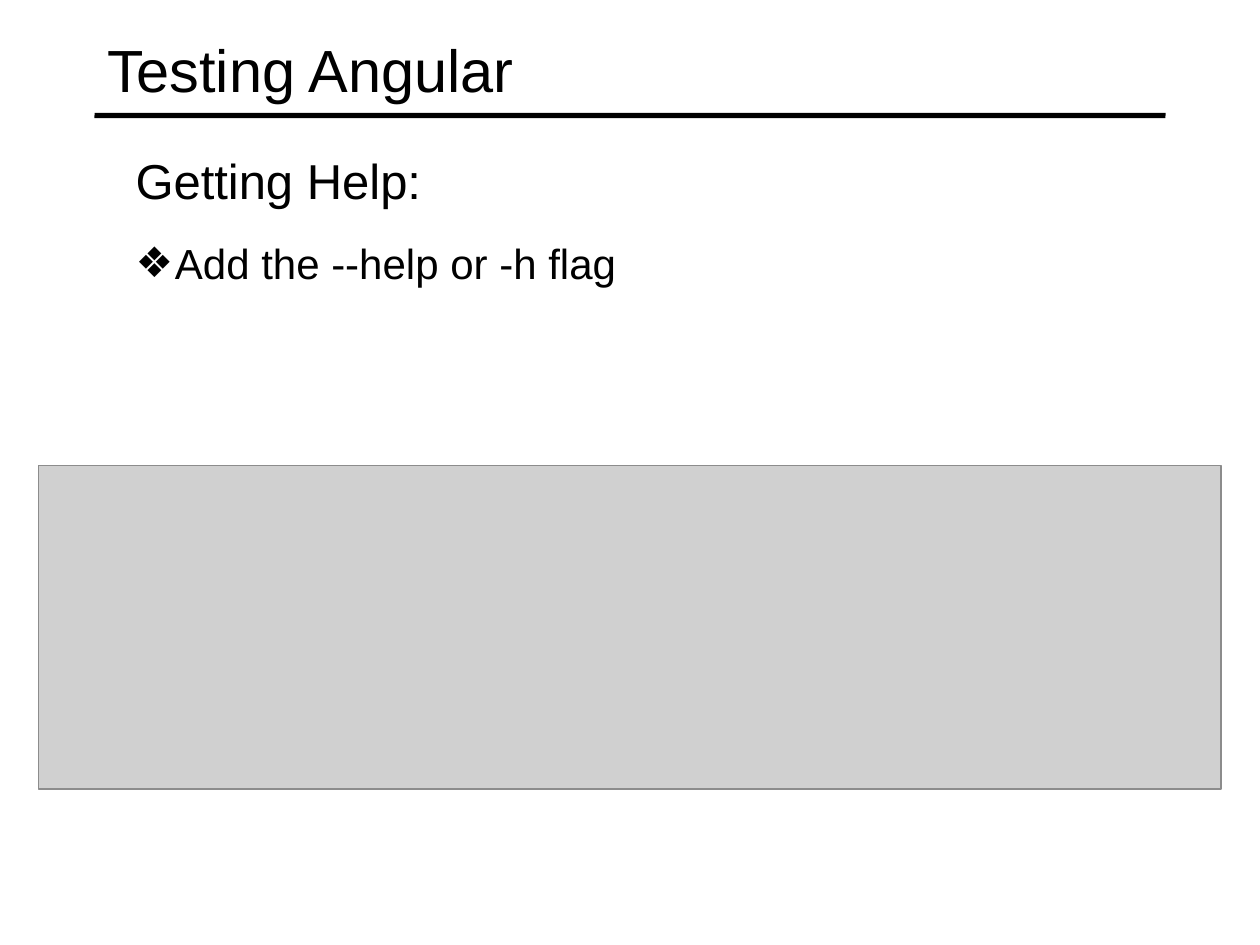
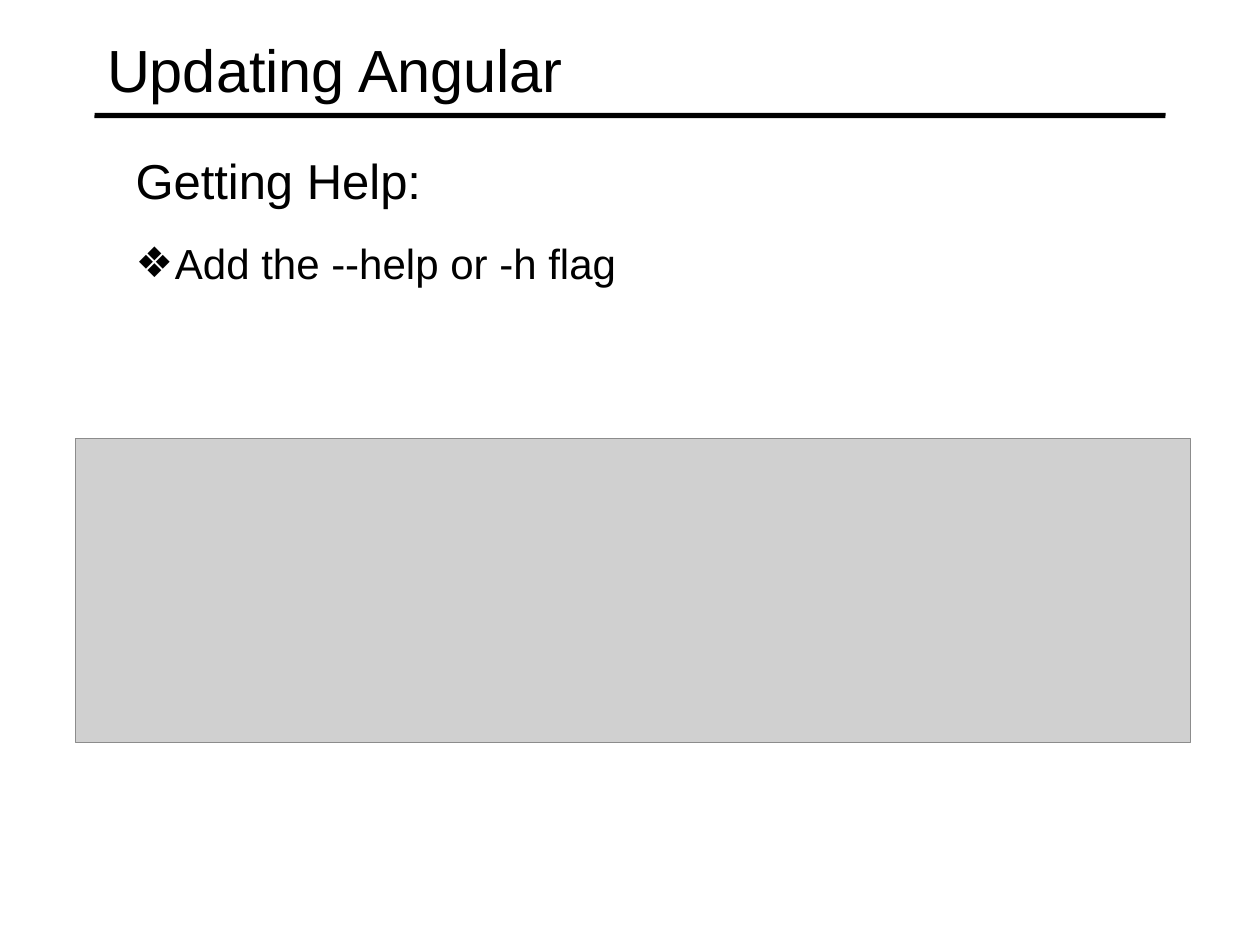
Before and after one commit to specter01wj/Jago_Link_Training, a slide deck: slide 4 of Angular/Angular7/Angular CLI/8.Tooling Features/L8_Tooling Features.ppt. Drawn at 1260x945 pixels with LibreOffice and Linux fonts; fonts in the diff are those of the drawing; grey boxes stand for pictures. Boxes give left, top, right and bottom in pixels: in the first picture for what was removed or moved away, otherwise in the second. Text is boxed around its words. In the diff, an @@ line names an element or a change of style, - is before the commit and + after.

```diff
--- a/Angular/Angular7/Angular CLI/8.Tooling Features/L8_Tooling Features.ppt
+++ b/Angular/Angular7/Angular CLI/8.Tooling Features/L8_Tooling Features.ppt
@@ title at bbox=[107, 49, 563, 102]: text changed @@
-Testing Angular
+Updating Angular
@@ picture: place and size @@
-picture at bbox=[38, 466, 1221, 790]
+picture at bbox=[76, 438, 1191, 742]
```
Also in this commit, not shown: 3 other slides changed, 9 slides added, 5 slides removed.
